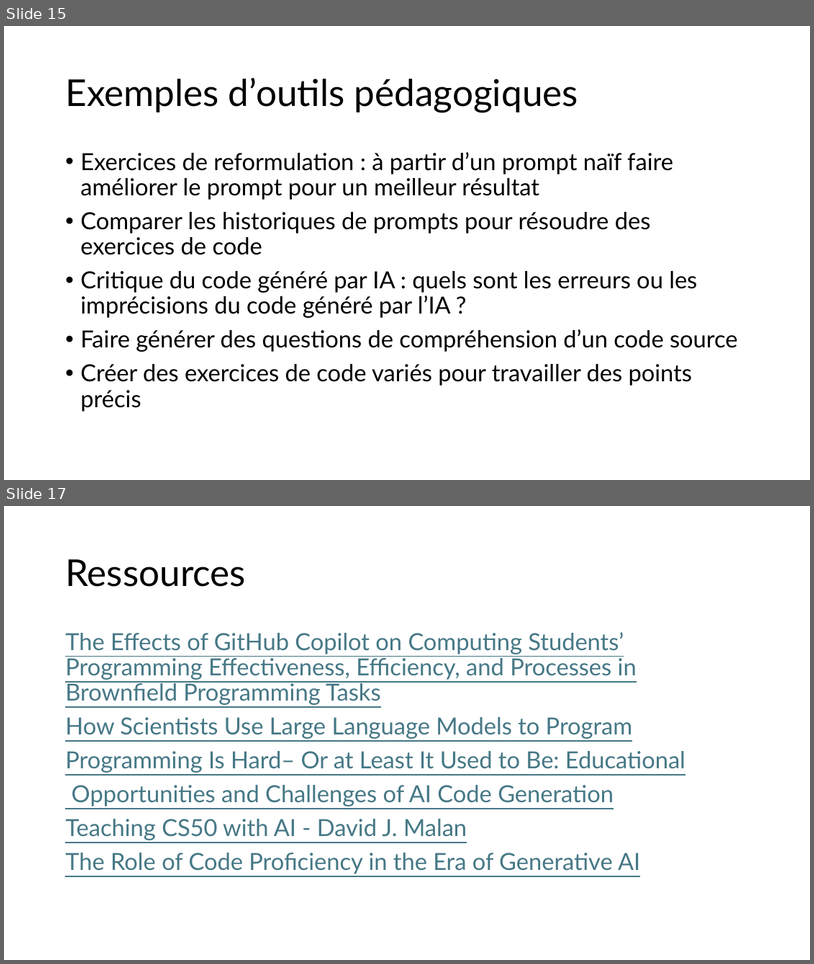
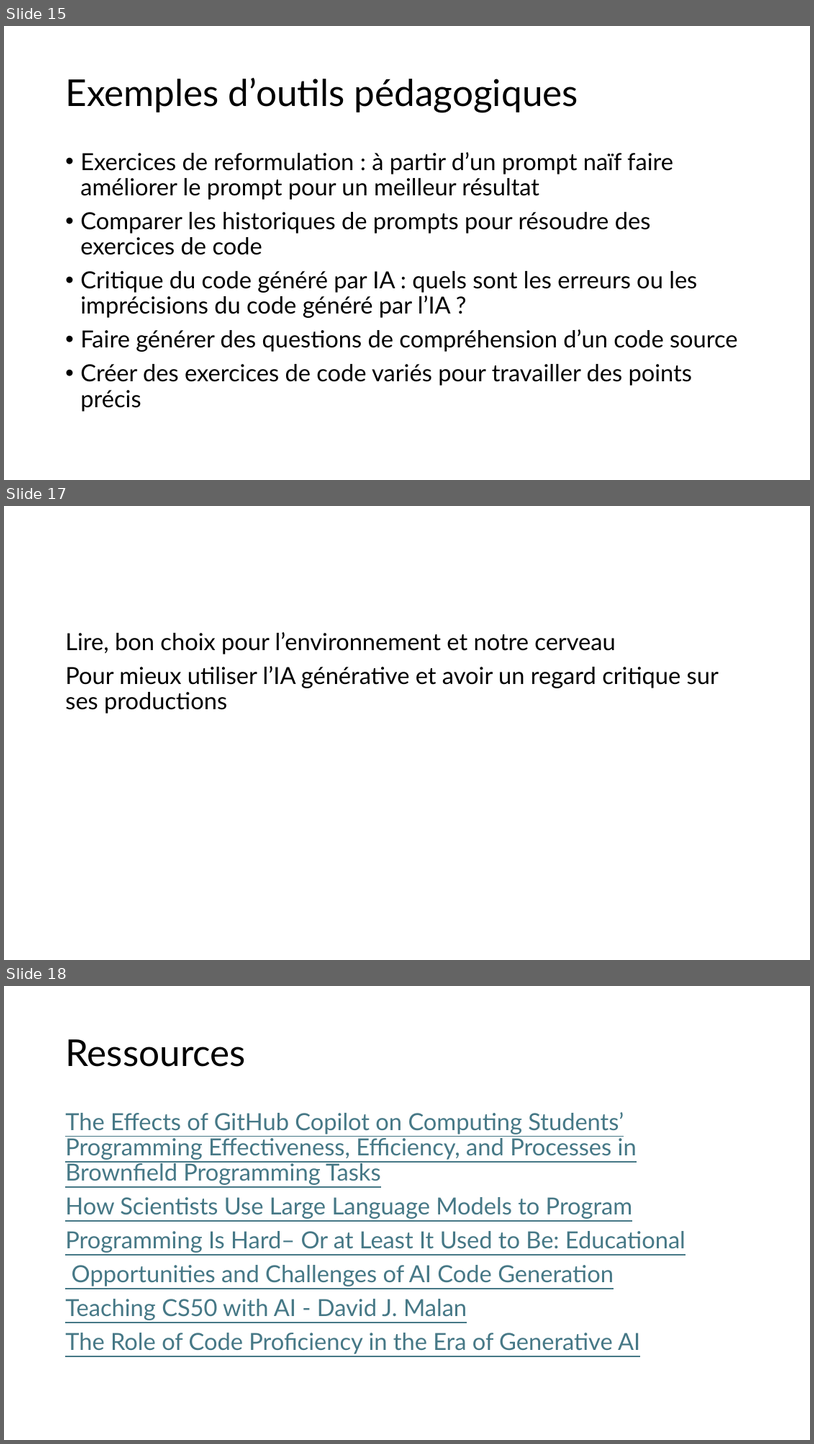
Before and after one commit to Pierre-Loic/prez-Pyconfr-2025, a slide deck: Prez Pyconfr.pptx. Shown one above the other, each under a label of ours: slides 15 and 17 before the commit, slides 15, 17 and 18 after it; the slides between them are not shown. The pictures are 814x964 and 814x1444 pixels, drawn with LibreOffice and Linux fonts; fonts in the diff are those of the drawing. Boxes give left, top, right and bottom in pixels: in the first picture for what was removed or moved away, otherwise in the second. Text is boxed around its words. In the diff, an @@ line names an element or a change of style, - is before the commit and + after.

```diff
--- a/Prez Pyconfr.pptx
+++ b/Prez Pyconfr.pptx
@@ slide 17 added at [4,506,810,960], background #FFFFFF @@
@@ text added at [65,632,719,713], 28 pt, text #000000 @@
+Lire, bon choix pour l’environnement et notre cerveau
+Pour mieux utiliser l’IA générative et avoir un regard critique sur ses productions
@@ what was slide 17 is now slide 18 @@
```
Also in this commit, not shown: 2 slides changed, 2 other files.
